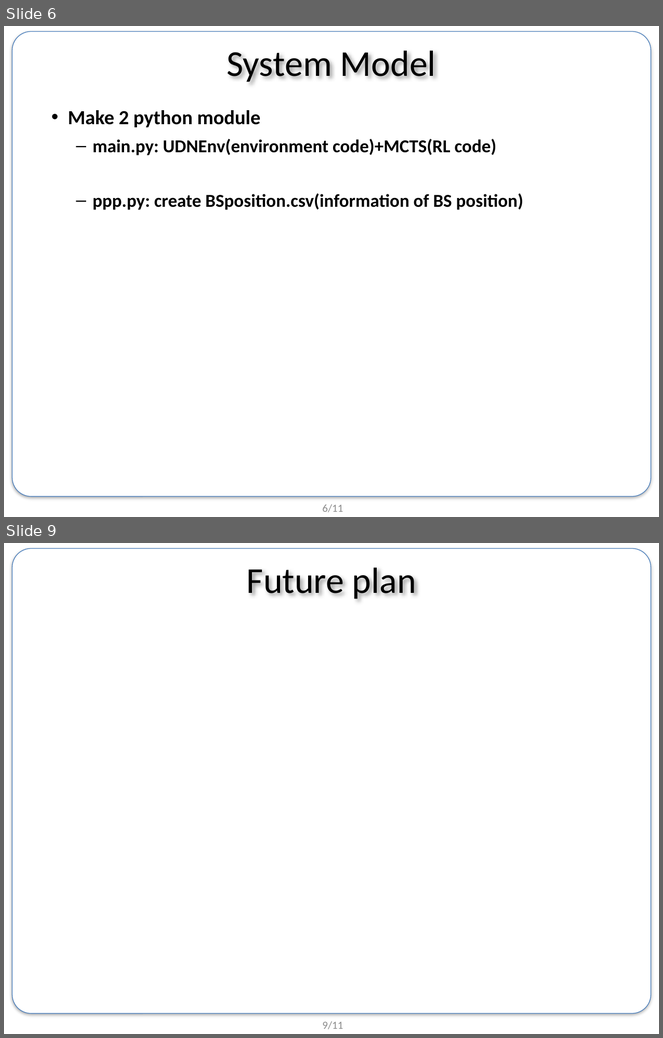
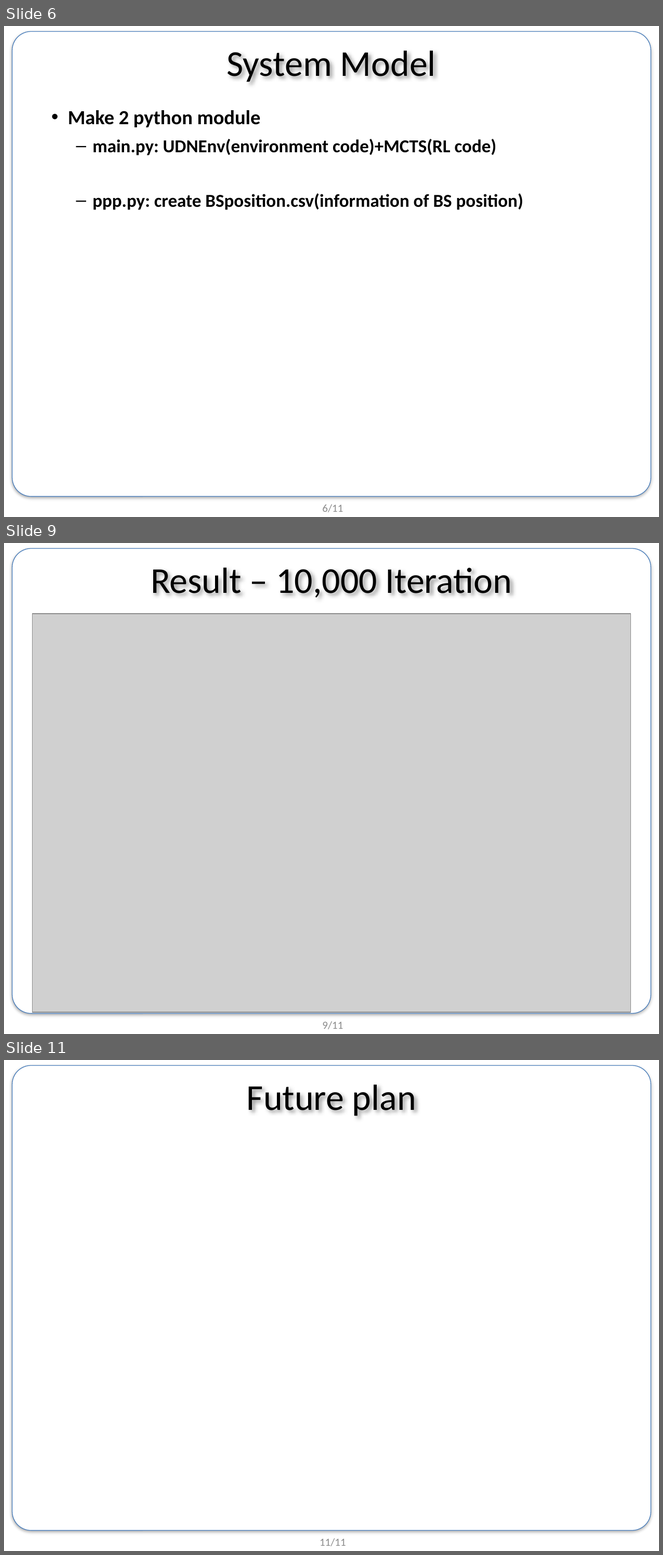
Before and after one commit to BongSangKim/UGRP, a slide deck: Survey meeting/0719 survey/190719 UGRP 발표자료.pptx. Shown one above the other, each under a label of ours: slides 6 and 9 before the commit, slides 6, 9 and 11 after it; the slides between them are not shown. The pictures are 663x1038 and 663x1555 pixels, drawn with LibreOffice and Linux fonts; fonts in the diff are those of the drawing; grey boxes stand for pictures; background and template pictures are left out. Boxes give left, top, right and bottom in pixels: in the first picture for what was removed or moved away, otherwise in the second. Text is boxed around its words. In the diff, an @@ line names an element or a change of style, - is before the commit and + after.

```diff
--- a/Survey meeting/0719 survey/190719 UGRP 발표자료.pptx
+++ b/Survey meeting/0719 survey/190719 UGRP 발표자료.pptx
@@ slide 9 added at [4, 543, 659, 1034], background #FFFFFF; not listed: 2 template elements that a slide beside it also shows @@
@@ text added at [151, 567, 512, 598], 40 pt, text #000000 @@
+Result – 10,000 Iteration
@@ picture added at [32, 614, 631, 1013] @@
@@ what was slide 9 is now slide 11 @@
@@ page number at [320, 1538, 346, 1547]: text changed @@
-9/11
+11/11
```
Also in this commit, not shown: 2 slides changed, 1 other slide added, 8 other files.
